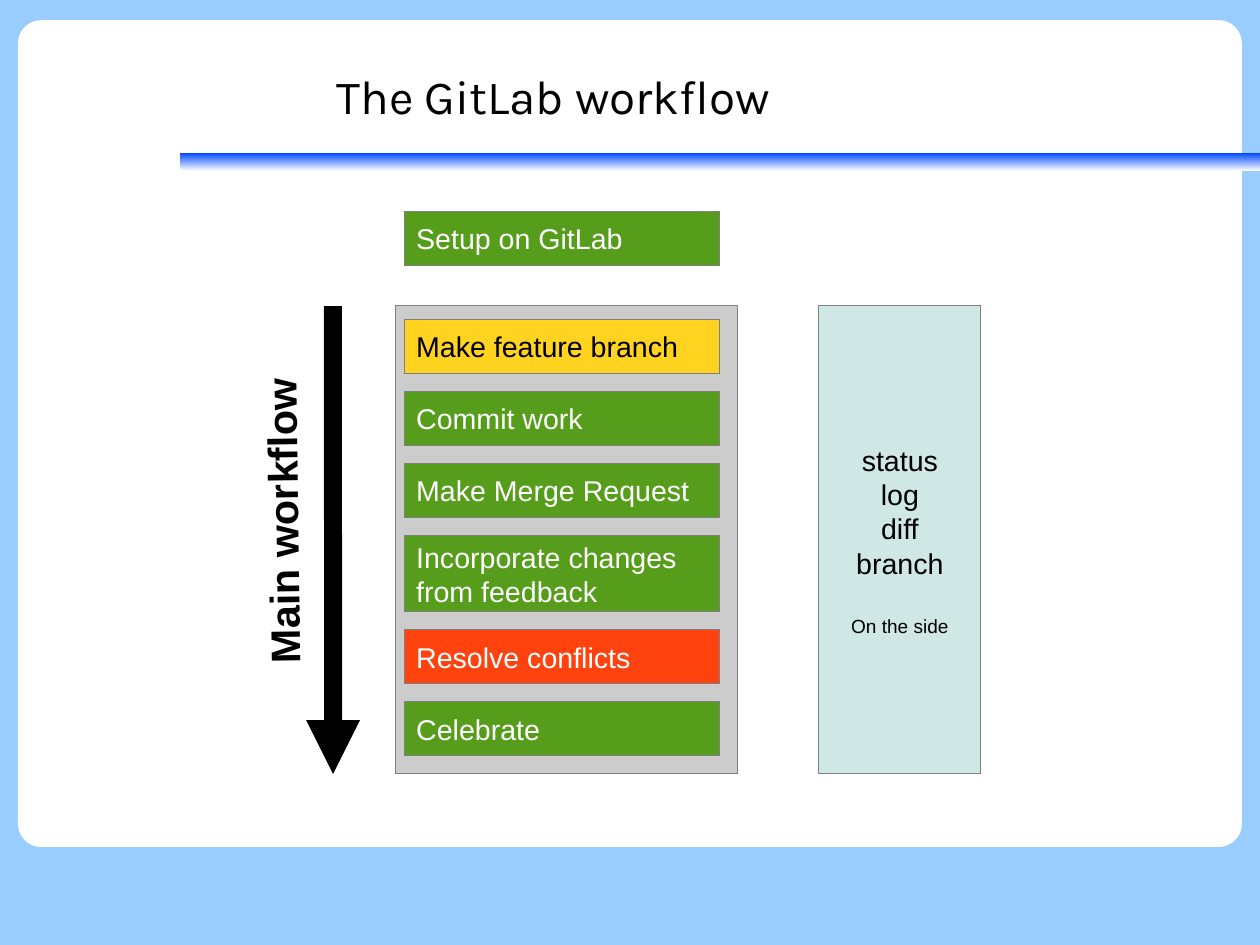
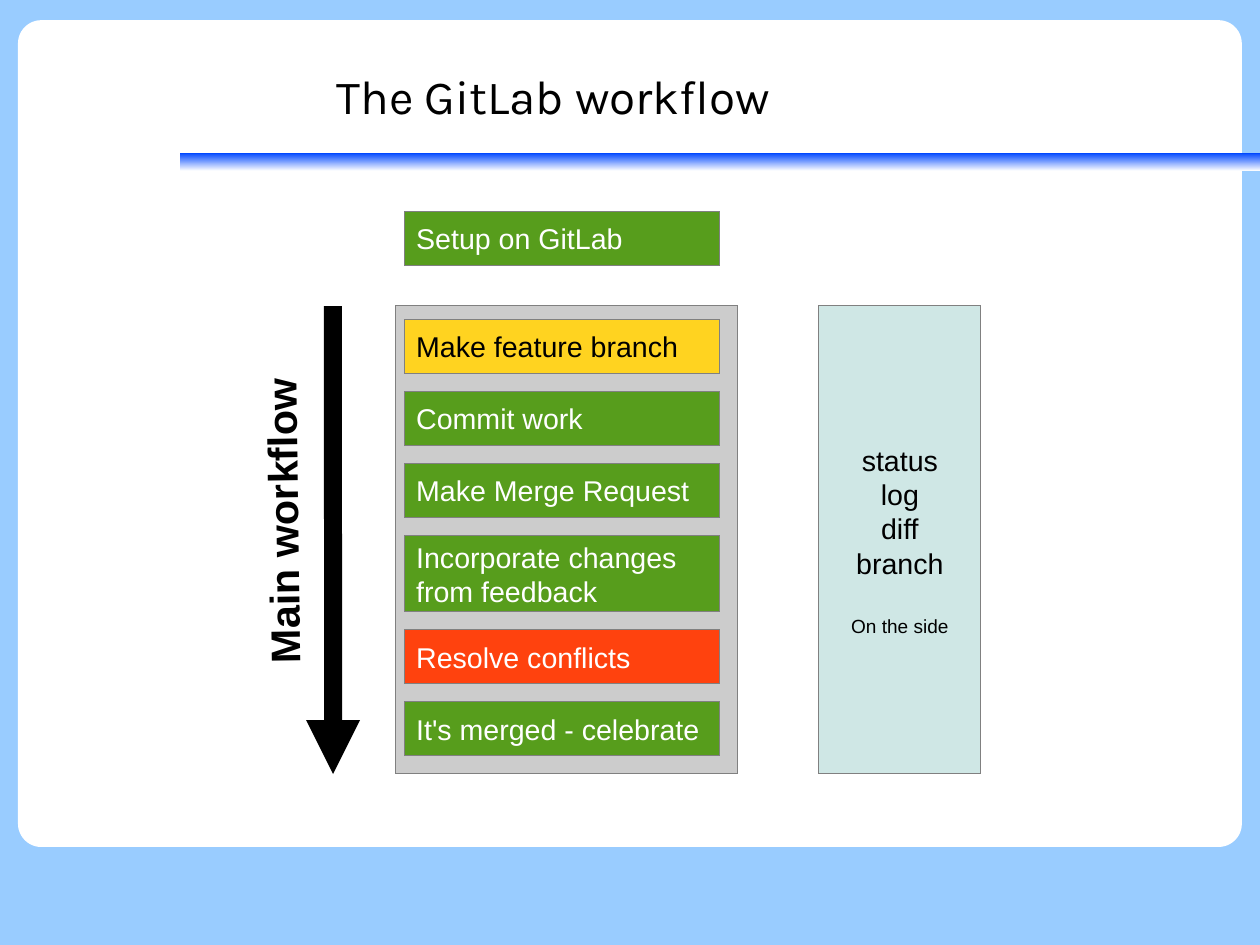
Before and after one commit to KennethNielsen/presentations, a slide deck: slide 15 of gitworkshop/gitworkshop.odp (slide 14 before the commit). Drawn at 1260x945 pixels with LibreOffice and Linux fonts; fonts in the diff are those of the drawing; background and template pictures are left out. Boxes give left, top, right and bottom in pixels: in the first picture for what was removed or moved away, otherwise in the second. Text is boxed around its words. In the diff, an @@ line names an element or a change of style, - is before the commit and + after.

```diff
--- a/gitworkshop/gitworkshop.odp
+++ b/gitworkshop/gitworkshop.odp
@@ text in rectangle at [416,719,699,746]: text changed @@
-Celebrate
+It's merged - celebrate
```
Also in this commit, not shown: 6 other slides changed, 11 slides added, 1 other file.
